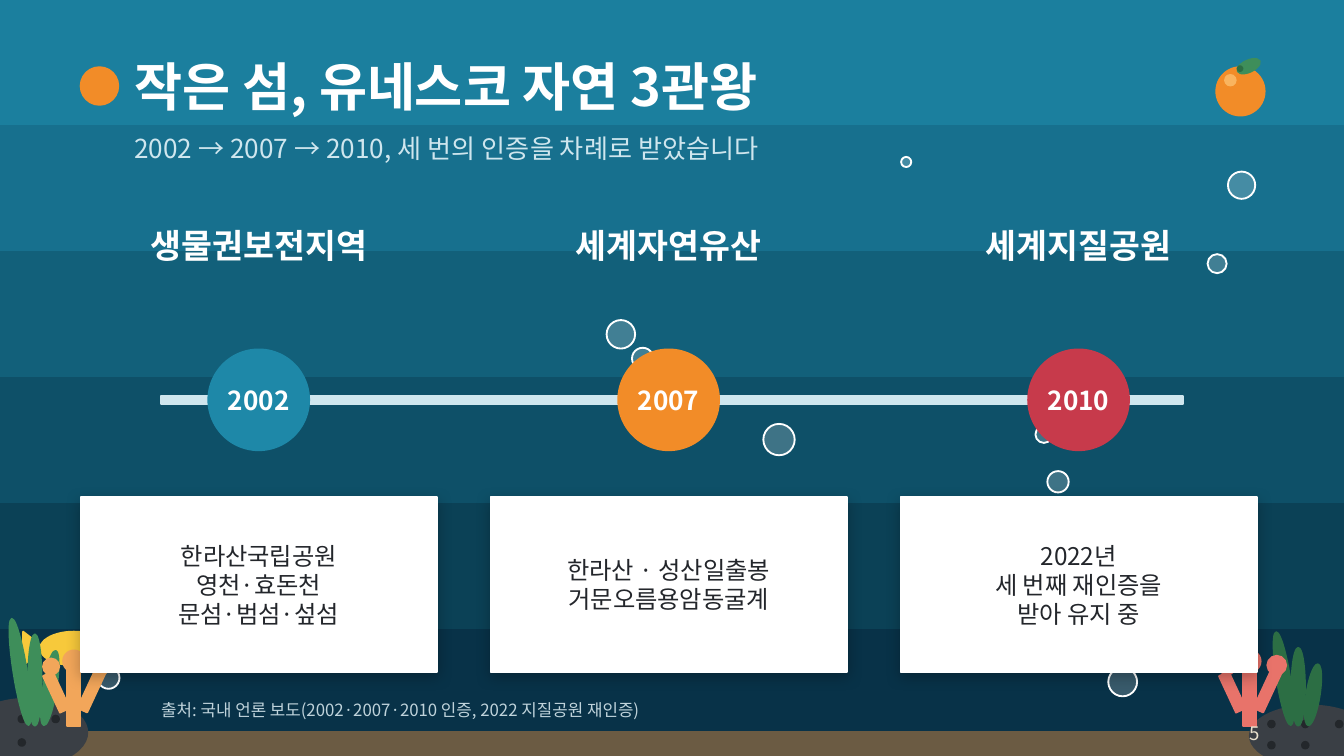
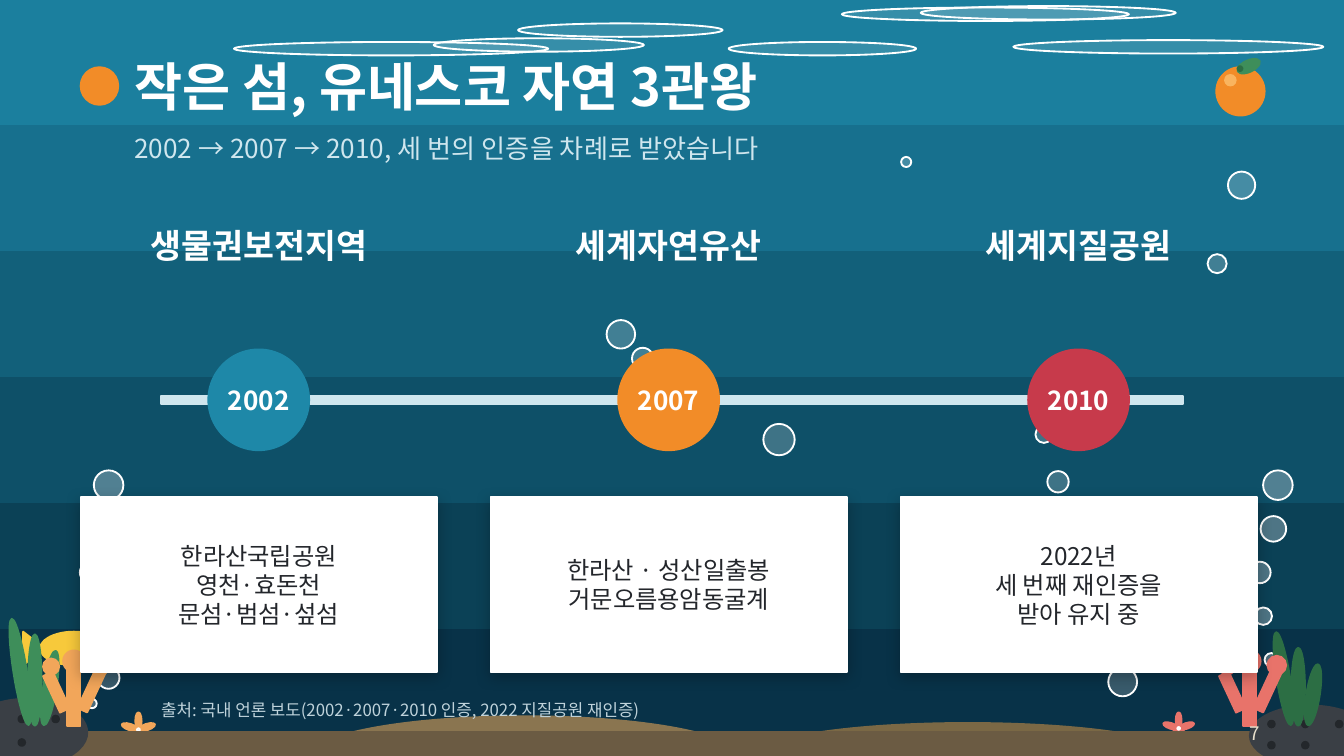
Before and after one commit to knh1992826-source/study2, a slide deck: slide 7 of docs/김예현_발표자료.pptx (slide 5 before the commit). Drawn at 1344x756 pixels with LibreOffice and Linux fonts; fonts in the diff are those of the drawing. Boxes give left, top, right and bottom in pixels: in the first picture for what was removed or moved away, otherwise in the second. Text is boxed around its words. In the diff, an @@ line names an element or a change of style, - is before the commit and + after.

```diff
--- a/docs/김예현_발표자료.pptx
+++ b/docs/김예현_발표자료.pptx
@@ ellipse added at [519,23,723,36], fill #FFFFFF at 12% opacity, outline #FFFFFF 1 pt @@
@@ ellipse added at [841,8,1129,22], fill #FFFFFF at 12% opacity, outline #FFFFFF 1 pt @@
@@ ellipse added at [921,7,1176,20], fill #FFFFFF at 12% opacity, outline #FFFFFF 1 pt @@
@@ ellipse added at [234,42,548,55], fill #FFFFFF at 12% opacity, outline #FFFFFF 1 pt @@
@@ ellipse added at [434,38,644,51], fill #FFFFFF at 12% opacity, outline #FFFFFF 1 pt @@
@@ ellipse added at [728,42,917,55], fill #FFFFFF at 12% opacity, outline #FFFFFF 1 pt @@
@@ ellipse added at [1013,40,1324,54], fill #FFFFFF at 12% opacity, outline #FFFFFF 1 pt @@
@@ ellipse added at [94,470,124,500], fill #FFFFFF at 28% opacity, outline #FFFFFF 1 pt @@
@@ ellipse added at [1263,470,1293,500], fill #FFFFFF at 28% opacity, outline #FFFFFF 1 pt @@
@@ ellipse added at [1261,516,1286,542], fill #FFFFFF at 28% opacity, outline #FFFFFF 1 pt @@
@@ ellipse added at [1249,562,1270,583], fill #FFFFFF at 28% opacity, outline #FFFFFF 1 pt @@
@@ ellipse added at [1254,607,1271,625], fill #FFFFFF at 28% opacity, outline #FFFFFF 1 pt @@
@@ ellipse added at [1265,653,1278,667], fill #FFFFFF at 28% opacity, outline #FFFFFF 1 pt @@
@@ ellipse added at [87,699,97,708], fill #FFFFFF at 28% opacity, outline #FFFFFF 1 pt @@
@@ ellipse added at [134,712,141,730], fill #F2A65A, outline #F2A65A 1 pt @@
@@ ellipse added at [309,716,739,756], fill #8A7550, outline #8A7550 1 pt @@
@@ ellipse added at [1176,712,1181,728], fill #E8736A, outline #E8736A 1 pt @@
@@ ellipse added at [120,722,139,734], fill #F2A65A, outline #F2A65A 1 pt @@
@@ ellipse added at [126,728,142,746], fill #F2A65A, outline #F2A65A 1 pt @@
@@ ellipse added at [134,726,142,734], fill #F2A65A, outline #F2A65A 1 pt @@
@@ ellipse added at [135,728,151,746], fill #F2A65A, outline #F2A65A 1 pt @@
@@ ellipse added at [137,728,140,731], fill #FFFFFF at 60% opacity, outline #FFFFFF 1 pt @@
@@ ellipse added at [138,722,157,734], fill #F2A65A, outline #F2A65A 1 pt @@
@@ ellipse added at [753,723,1183,756], fill #7A6845, outline #7A6845 1 pt @@
@@ ellipse added at [1162,721,1179,731], fill #E8736A, outline #E8736A 1 pt @@
@@ ellipse added at [1166,727,1180,743], fill #E8736A, outline #E8736A 1 pt @@
@@ ellipse added at [1175,724,1183,732], fill #E8736A, outline #E8736A 1 pt @@
@@ ellipse added at [1177,727,1191,743], fill #E8736A, outline #E8736A 1 pt @@
@@ ellipse added at [1177,727,1180,730], fill #FFFFFF at 60% opacity, outline #FFFFFF 1 pt @@
@@ ellipse added at [1178,721,1195,731], fill #E8736A, outline #E8736A 1 pt @@
@@ page number at [1250,721,1260,746]: text changed @@
-5
+7
```
Also in this commit, not shown: 17 other slides changed, 2 slides added.
